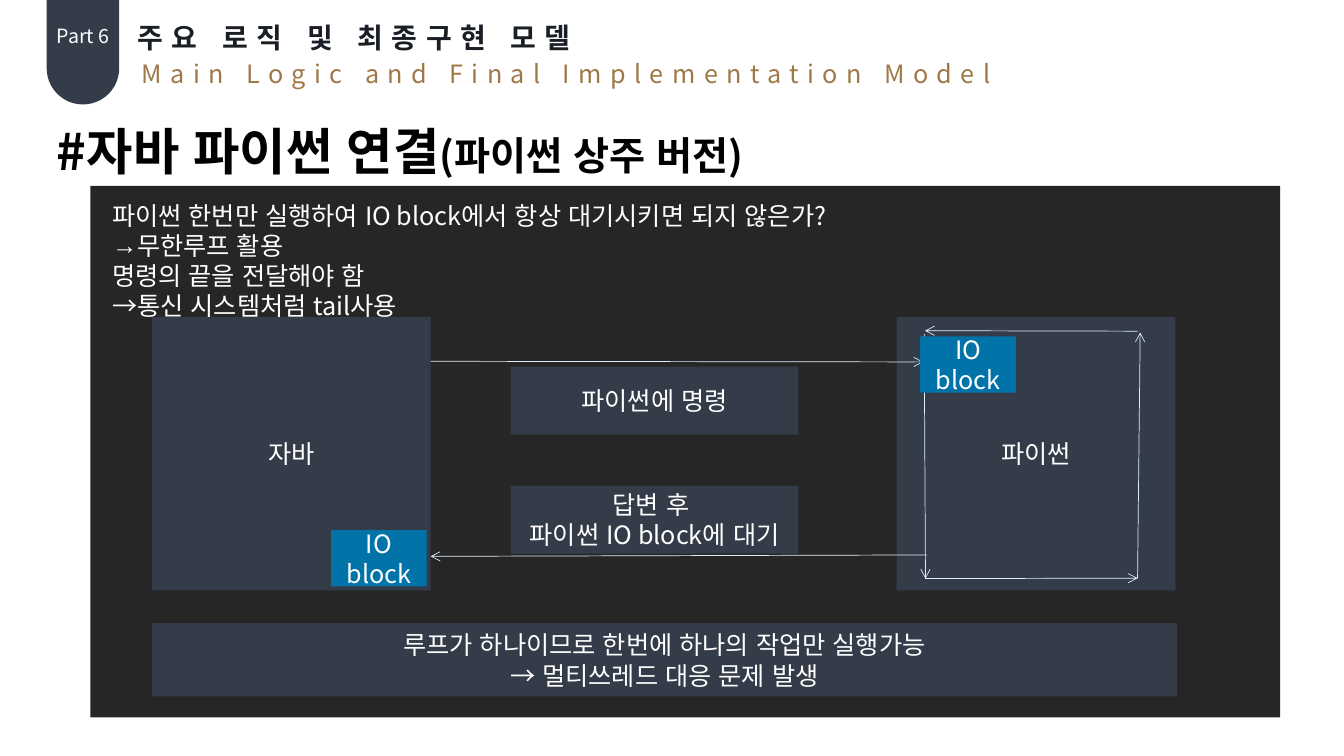
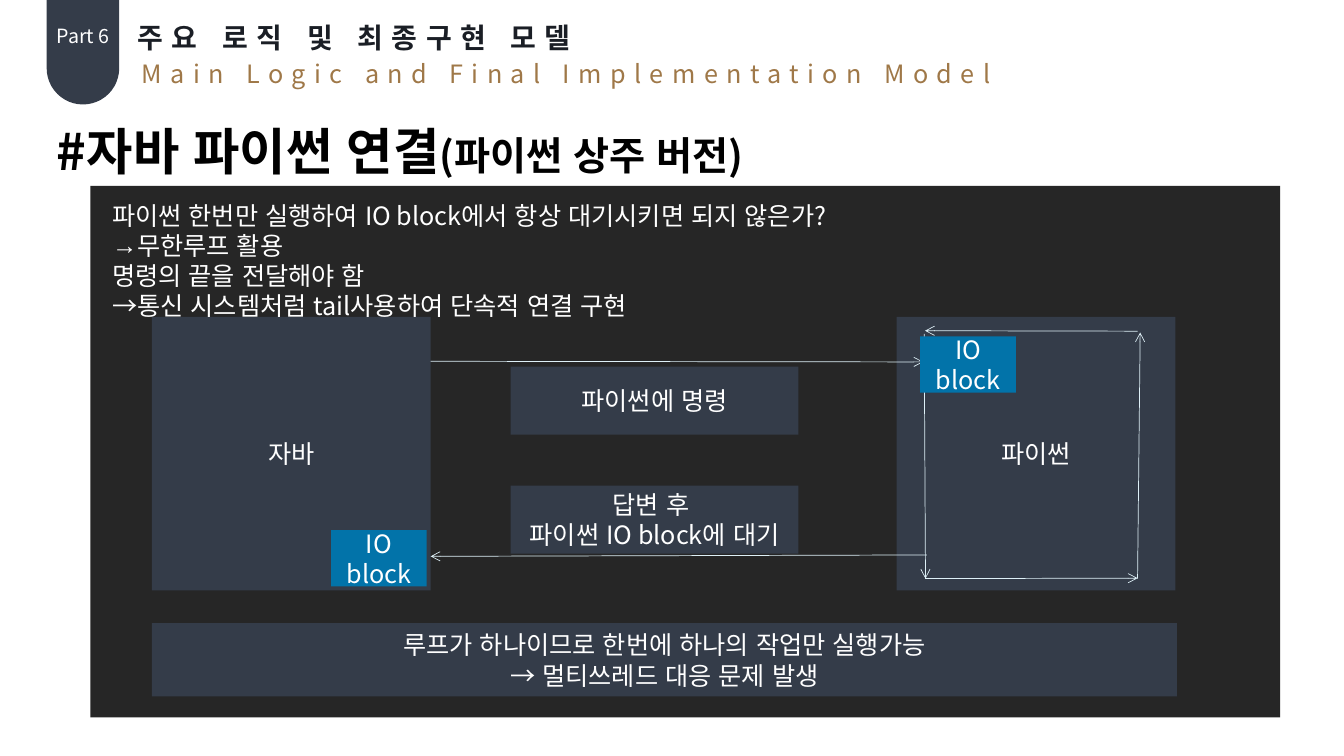
Before and after one commit to Hoonys101/bigdata, a slide deck: slide 22 of 최종.pptx. Drawn at 1344x756 pixels with LibreOffice and Linux fonts; fonts in the diff are those of the drawing. Boxes give left, top, right and bottom in pixels: in the first picture for what was removed or moved away, otherwise in the second. Text is boxed around its words. In the diff, an @@ line names an element or a change of style, - is before the commit and + after.

```diff
--- a/최종.pptx
+++ b/최종.pptx
@@ text at <box>112,294,627,317</box>: text changed @@
-→통신 시스템처럼 tail사용
+→통신 시스템처럼 tail사용하여 단속적 연결 구현
```
Also in this commit, not shown: 3 other slides changed, 5 other files.
